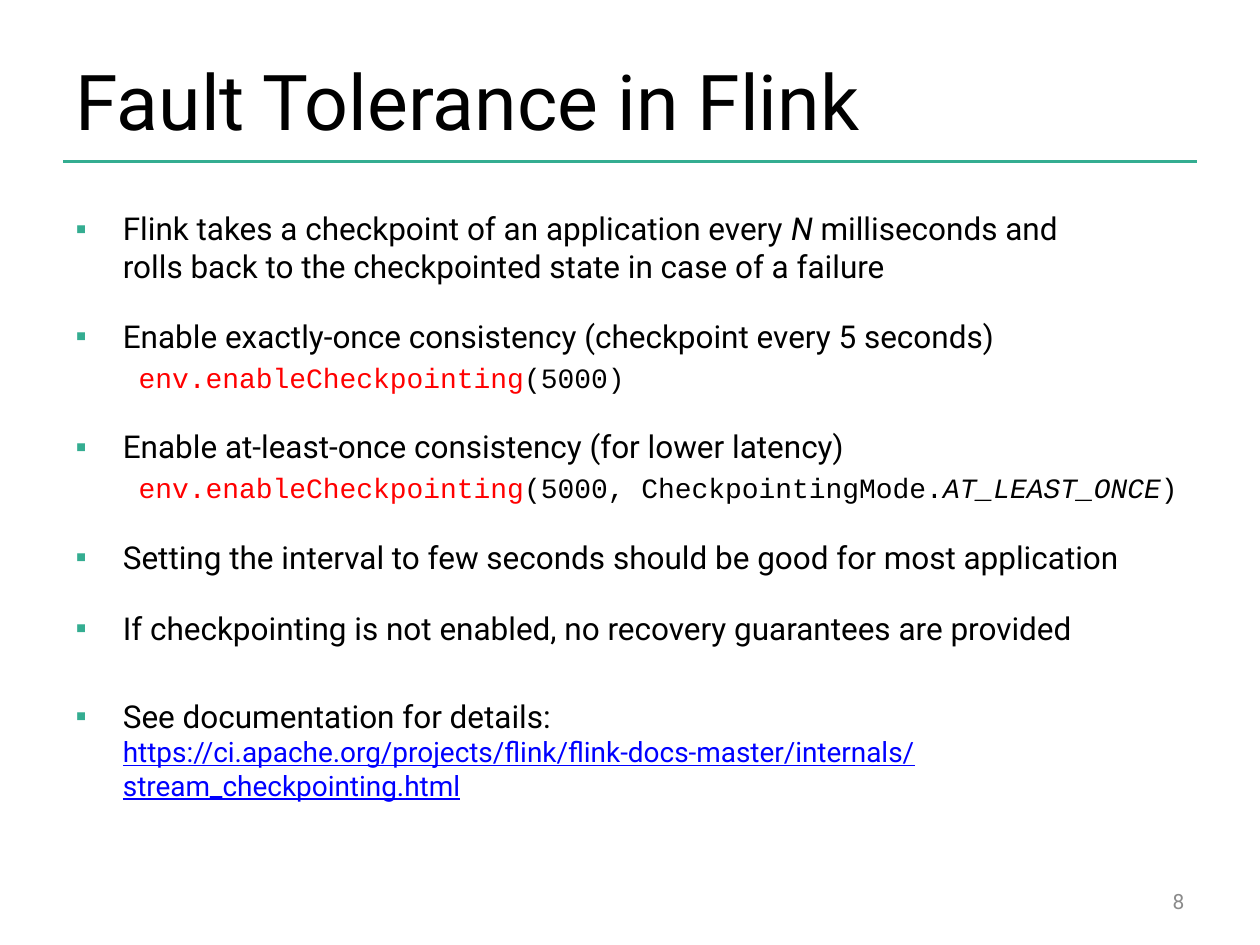
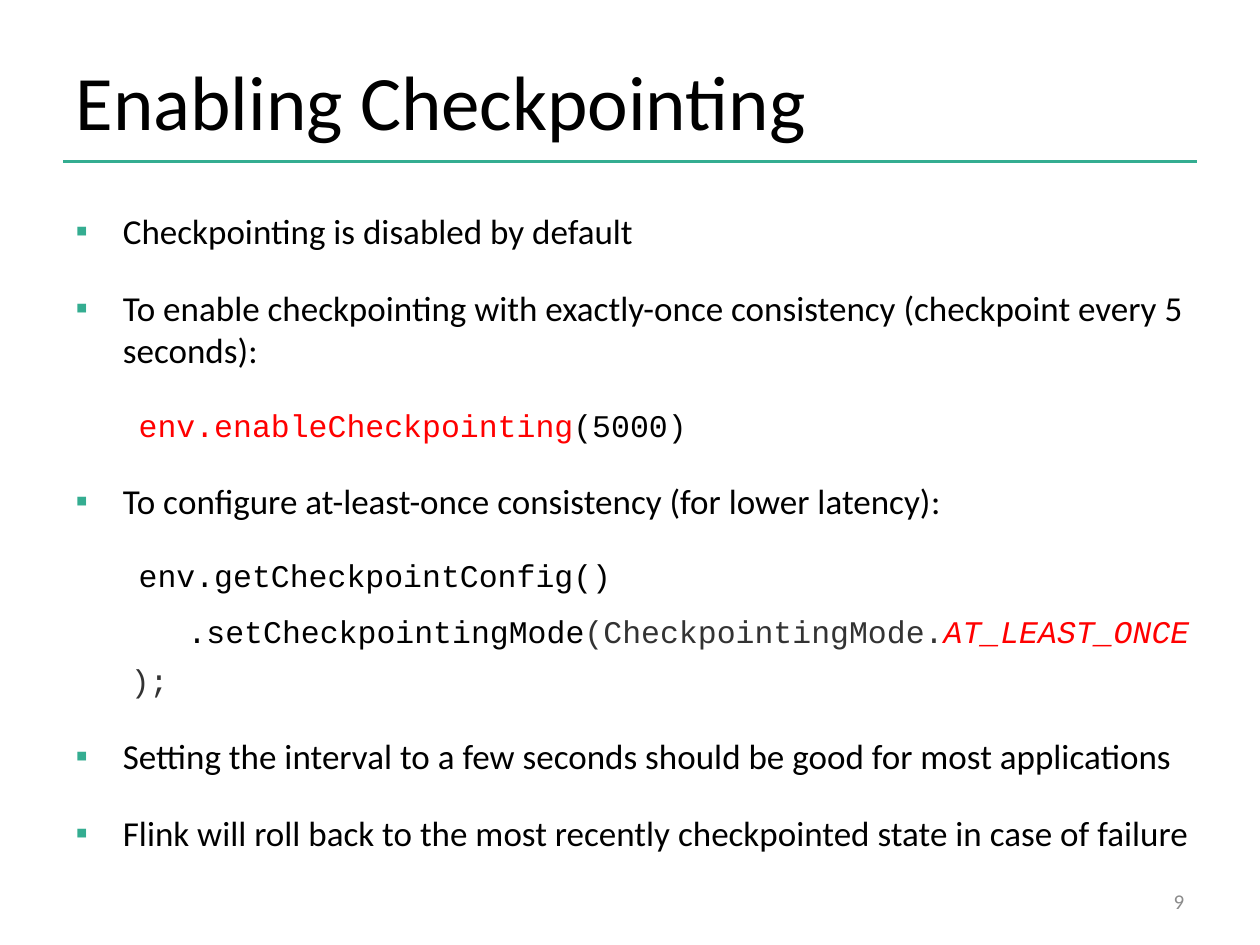
Before and after one commit to dataArtisans/flink-training-web, a slide deck: slide 9 of slides/flink_stream_statefulOps.pptx (slide 8 before the commit). Drawn at 1260x945 pixels with LibreOffice and Linux fonts; fonts in the diff are those of the drawing; background and template pictures are left out. Boxes give left, top, right and bottom in pixels: in the first picture for what was removed or moved away, otherwise in the second. Text is boxed around its words. In the diff, an @@ line names an element or a change of style, - is before the commit and + after.

Commit message:
Updated streaming slides for restructured training

```diff
--- a/slides/flink_stream_statefulOps.pptx
+++ b/slides/flink_stream_statefulOps.pptx
@@ title at <box>76,76,805,144</box>: text changed; font Roboto to Calibri @@
-Fault Tolerance in Flink
+Enabling Checkpointing
@@ text at <box>123,219,1183,368</box>: text changed; size 18 to 20 pt; font Roboto to Calibri @@
-▪ Flink takes a checkpoint of an application every N milliseconds and
-  rolls back to the checkpointed state in case of a failure
-▪ Enable exactly-once consistency (checkpoint every 5 seconds)
+▪ Checkpointing is disabled by default
+▪ To enable checkpointing with exactly-once consistency (checkpoint every 5 seconds):
@@ text at <box>139,414,687,444</box>: size 16 to 18 pt in "env.enableCheckpointing(5000)"; more space between paragraphs @@
@@ text at <box>123,488,1190,852</box>: text changed; size 18 to 20 pt; font Roboto to Calibri @@
-▪ Enable at-least-once consistency (for lower latency)
-  env.enableCheckpointing(5000, CheckpointingMode.AT_LEAST_ONCE)
-▪ Setting the interval to few seconds should be good for most application
-▪ If checkpointing is not enabled, no recovery guarantees are provided
-▪ See documentation for details:
-  https://ci.apache.org/projects/flink/flink-docs-master/internals/stream_checkpointing.html
+▪ To configure at-least-once consistency (for lower latency):
+env.getCheckpointConfig()
+  .setCheckpointingMode(CheckpointingMode.AT_LEAST_ONCE);
+▪ Setting the interval to a few seconds should be good for most applications
+▪ Flink will roll back to the most recently checkpointed state in case of failure
@@ page number at <box>1174,895,1185,909</box>: text changed; font Roboto to Calibri @@
-8
+9
```
Also in this commit, not shown: 7 other slides changed, 15 slides added, 4 slides removed, 4 other files.
